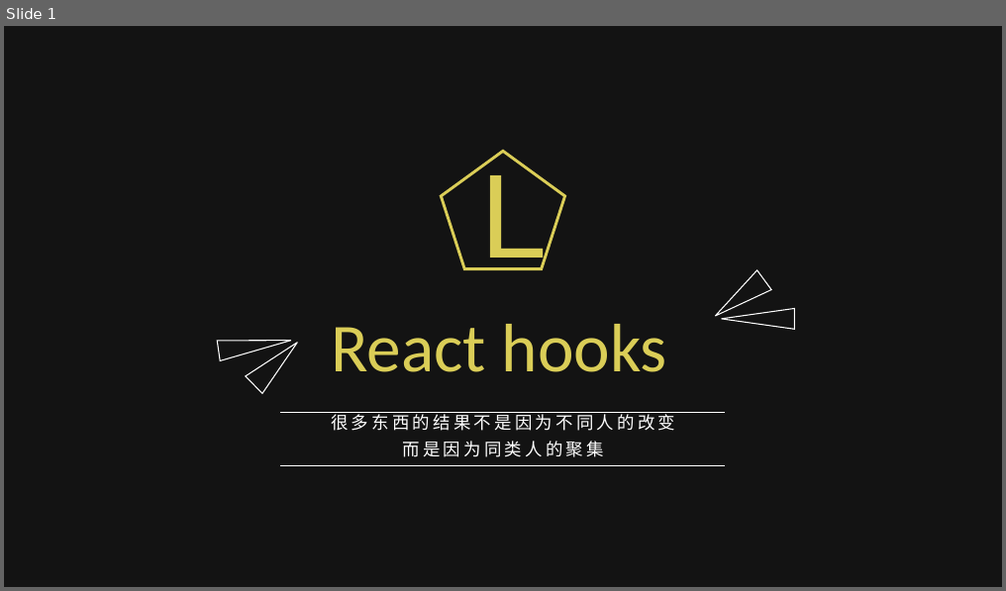
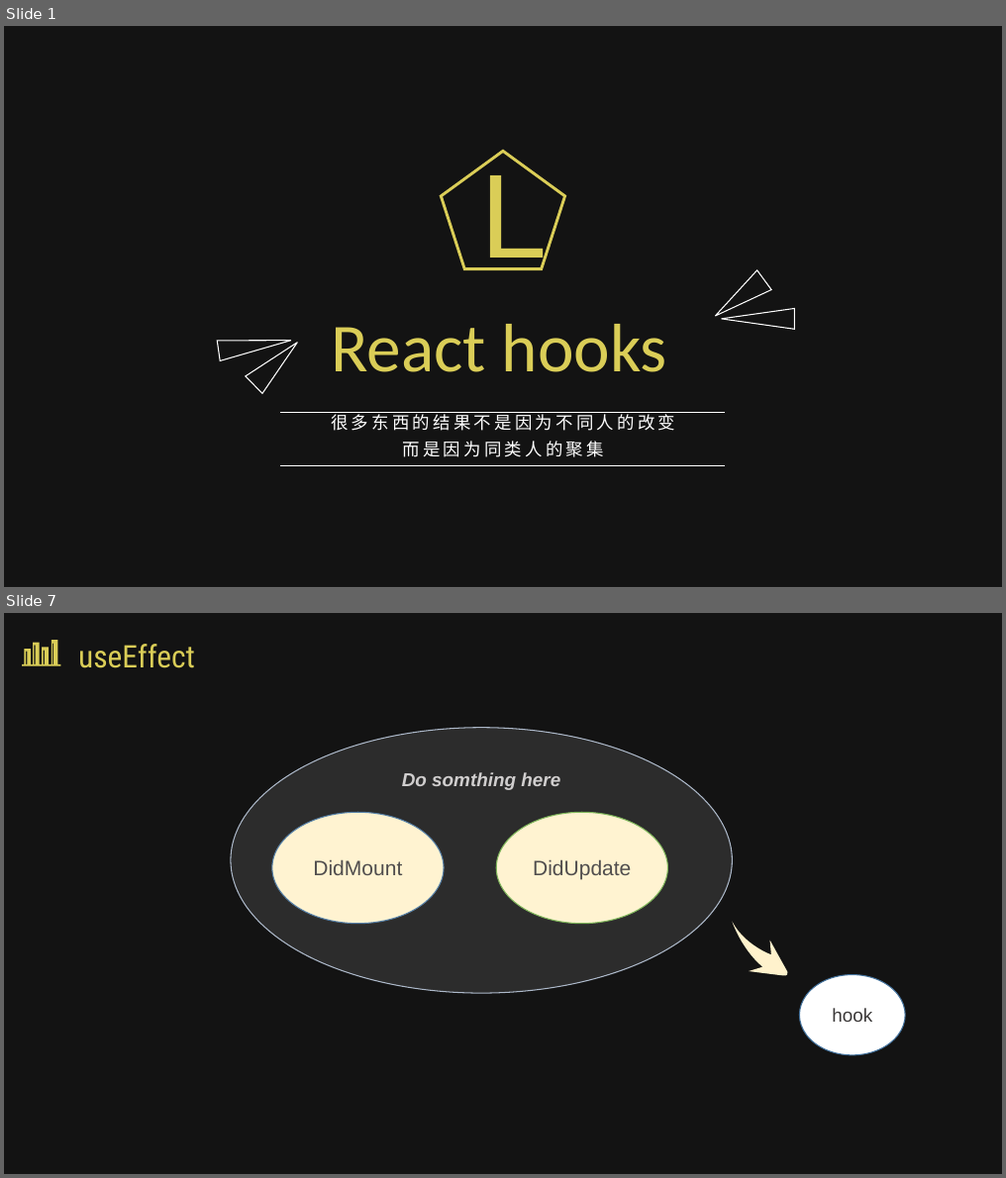
Before and after one commit to Zwe1/use-react-hooks, a slide deck: src/assets/React hooks.pptx. Shown one above the other, each under a label of ours: slide 1 before the commit, slides 1 and 7 after it; the slides between them are not shown. The pictures are 1006x591 and 1006x1178 pixels, drawn with LibreOffice and Linux fonts; fonts in the diff are those of the drawing; background and template pictures are left out; a plain dark background stands for a picture behind light text. Boxes give left, top, right and bottom in pixels: in the first picture for what was removed or moved away, otherwise in the second. Text is boxed around its words. In the diff, an @@ line names an element or a change of style, - is before the commit and + after.

```diff
--- a/src/assets/React hooks.pptx
+++ b/src/assets/React hooks.pptx
@@ slide 7 added at (4, 613, 1002, 1174), background picture (left out); not listed: 1 template element that a slide beside it also shows @@
@@ freeform shape added at (22, 640, 60, 666), fill #DACD57 @@
@@ text added at (78, 644, 195, 668), 30 pt, text #DACD57 @@
+useEffect
@@ ellipse added at (231, 728, 733, 993), fill #FFFFFF at 11% opacity, outline #ADB9CA 1 pt @@
@@ text added at (402, 772, 560, 790), 18 pt, text #D0CECE, bold, italic @@
+Do somthing here
@@ ellipse added at (272, 812, 444, 924), fill #FFF2CC, outline #43739E 1 pt, 20 pt, text #3B3838 @@
+DidMount
@@ ellipse added at (497, 812, 668, 924), fill #FFF2CC, outline #70AD47 1 pt, 20 pt, text #3B3838 @@
+DidUpdate
@@ freeform shape added at (733, 913, 789, 984), fill #FFF2CC @@
@@ ellipse added at (800, 975, 905, 1056), fill #FFFFFF, outline #43739E 1 pt, 18 pt, text #3B3838 @@
+hook
```
Also in this commit, not shown: 8 slides changed, 2 other slides added, 1 slide removed, 6 other files.
